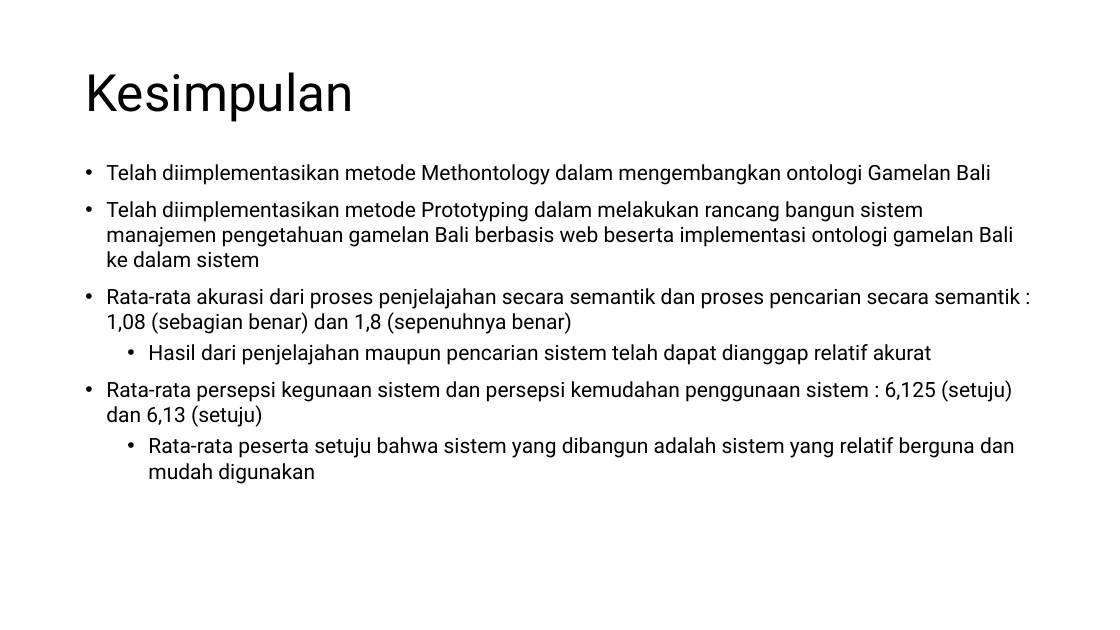
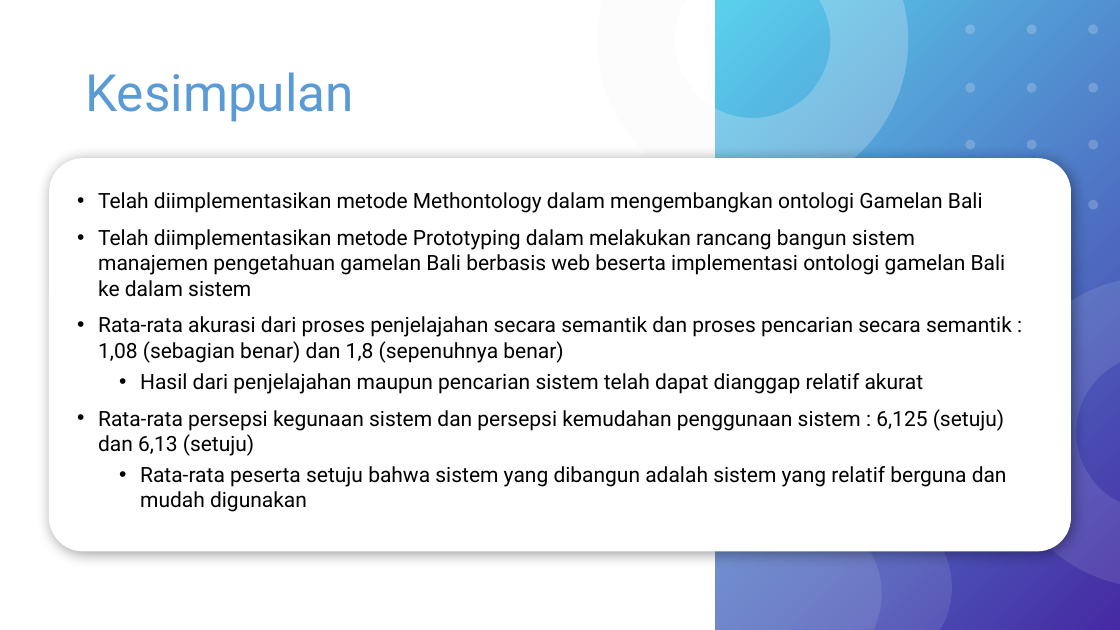
Before and after one commit to wardanacoolant/Tugas-Akhir, a slide deck: slide 41 of Hari-H Sidang/Rancangan Presentasi Skripsi.pptx. Drawn at 1120x630 pixels with LibreOffice and Linux fonts; fonts in the diff are those of the drawing. Boxes give left, top, right and bottom in pixels: in the first picture for what was removed or moved away, otherwise in the second. Text is boxed around its words. In the diff, an @@ line names an element or a change of style, - is before the commit and + after.

```diff
--- a/Hari-H Sidang/Rancangan Presentasi Skripsi.pptx
+++ b/Hari-H Sidang/Rancangan Presentasi Skripsi.pptx
@@ title "Kesimpulan" at [85, 72, 353, 122]: text colour #000000 to #5B9BD5 @@
@@ rounded rectangle added at [49, 158, 1071, 551], fill #FFFFFF @@
@@ text "Telah diimplementasikan metode Methontology dalam ...": place and size @@
-text "Telah diimplementasikan metode Methontology dalam ..." at [106, 164, 1020, 484]
+text "Telah diimplementasikan metode Methontology dalam ..." at [98, 192, 1012, 512]
@@ group added at [597, 0, 1120, 630]: 3 freeform shapes, 2 donuts, 1 rectangle @@
```
Also in this commit, not shown: 42 other slides changed, 1 other file.
